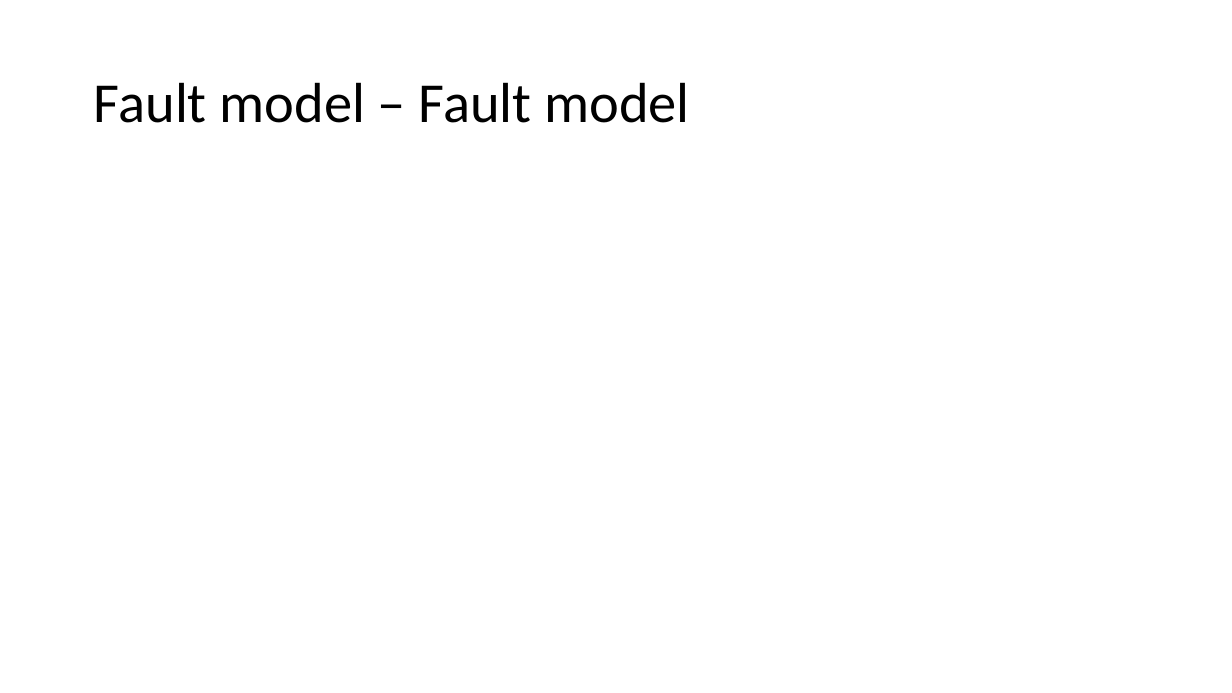
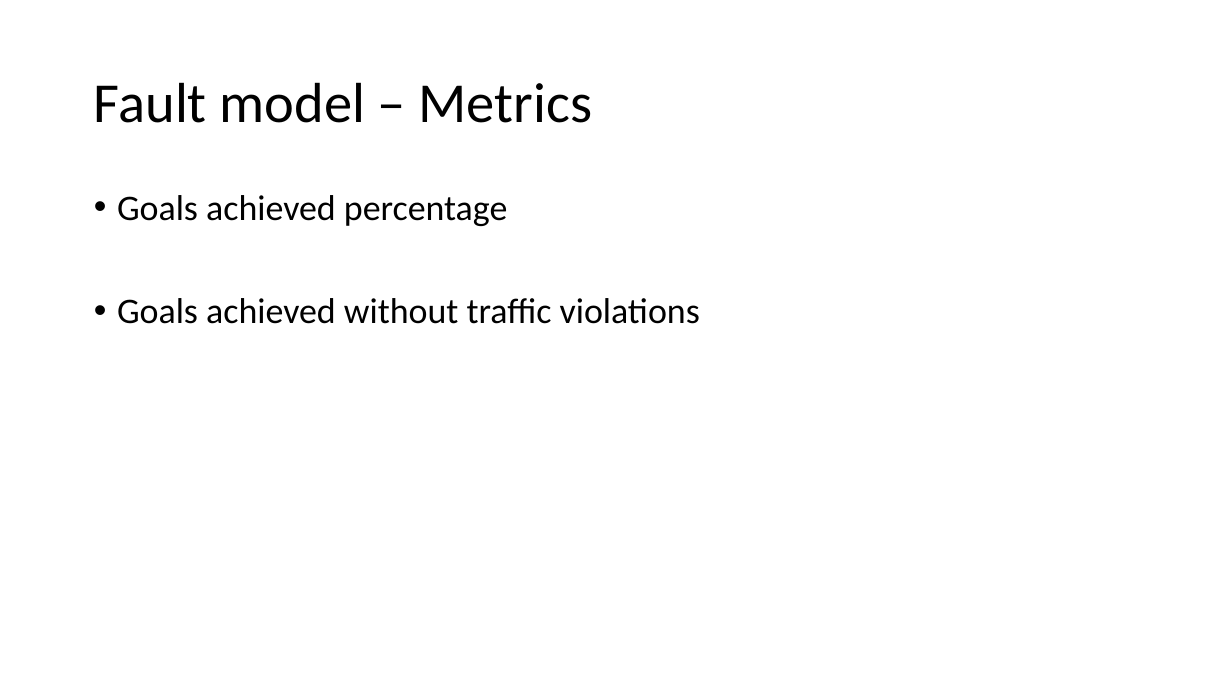
Before and after one commit to grep-aarkash/EECE-571K-Dependable-systems-project, a slide deck: slide 12 of Research/Presentation1.pptx (slide 9 before the commit). Drawn at 1232x693 pixels with LibreOffice and Linux fonts; fonts in the diff are those of the drawing. Boxes give left, top, right and bottom in pixels: in the first picture for what was removed or moved away, otherwise in the second. Text is boxed around its words. In the diff, an @@ line names an element or a change of style, - is before the commit and + after.

```diff
--- a/Research/Presentation1.pptx
+++ b/Research/Presentation1.pptx
@@ title at (94,82,592,123): text changed @@
-Fault model – Fault model
+Fault model – Metrics
@@ text added at (117,195,700,324), 28 pt, text #000000 @@
+• Goals achieved percentage
+• Goals achieved without traffic violations
```
Also in this commit, not shown: 1 other slide changed, 8 slides added, 3 slides removed.
